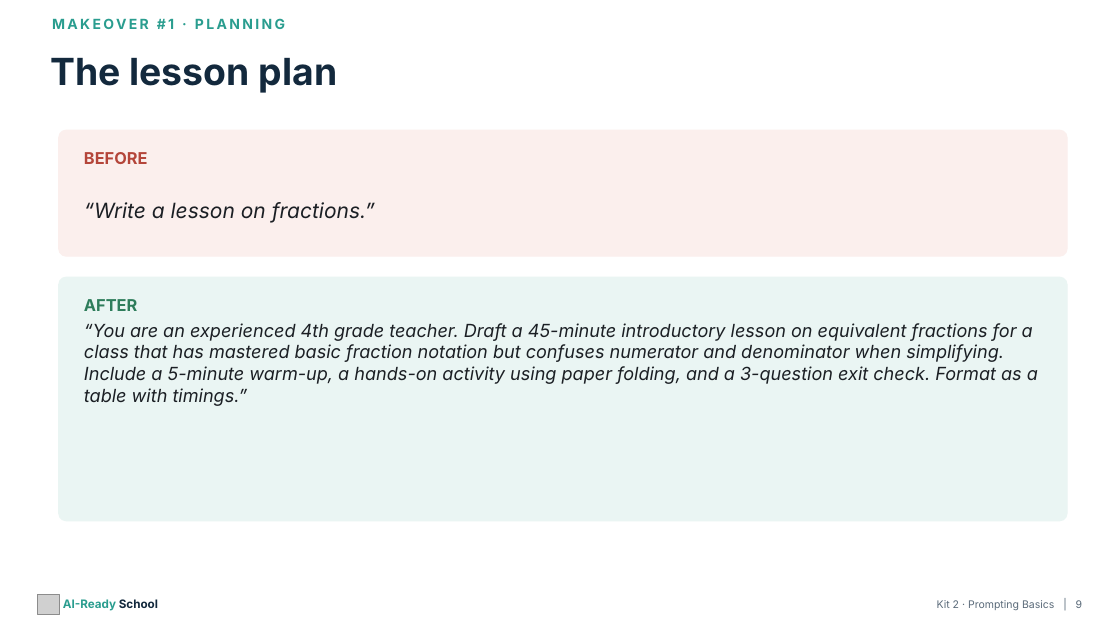
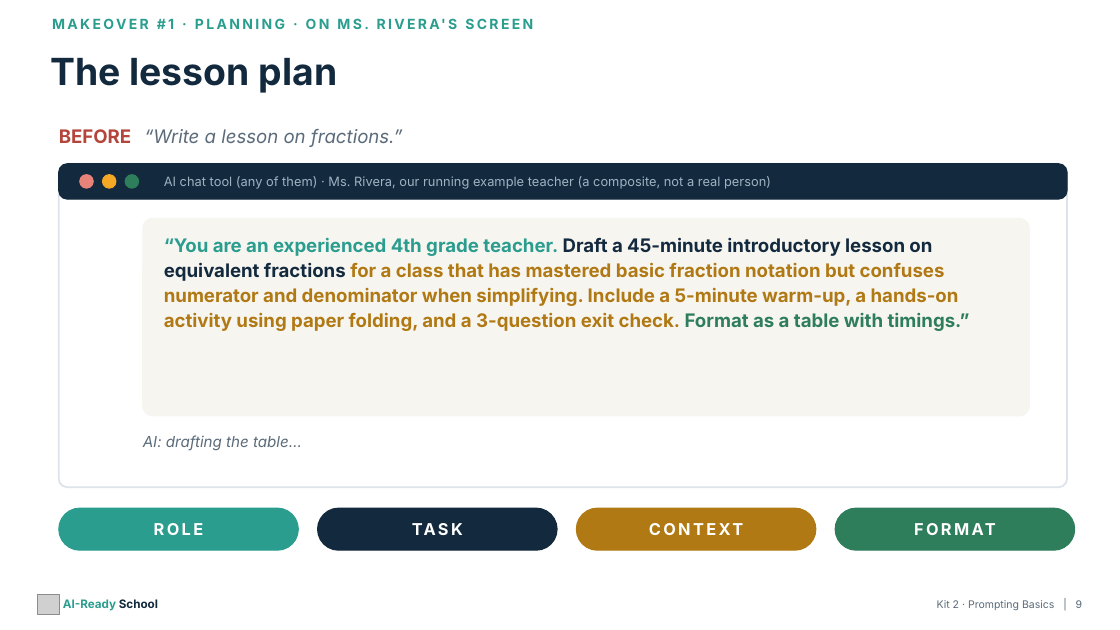
Before and after one commit to aspinozzi1/Ai-School-Ready, a slide deck: slide 9 of kits/kit02/Kit02_PresentationDeck.pptx. Drawn at 1120x630 pixels with LibreOffice and Linux fonts; fonts in the diff are those of the drawing; grey boxes stand for pictures. Boxes give left, top, right and bottom in pixels: in the first picture for what was removed or moved away, otherwise in the second. Text is boxed around its words. In the diff, an @@ line names an element or a change of style, - is before the commit and + after.

```diff
--- a/kits/kit02/Kit02_PresentationDeck.pptx
+++ b/kits/kit02/Kit02_PresentationDeck.pptx
@@ text at (168, 18, 362, 29): text changed @@
-MAKEOVER #1 · PLANNING
+MAKEOVER #1 · PLANNING · ON MS. RIVERA'S SCREEN
@@ text at (59, 129, 403, 147): text changed; size 18 to 16 pt; text colour #1B1F24 to #5B6B7A @@
-“Write a lesson on fractions.”
+BEFORE “Write a lesson on fractions.”
@@ rounded rectangle: place and size @@
-rounded rectangle at (59, 130, 1067, 256)
+rounded rectangle at (59, 164, 1067, 199)
@@ rounded rectangle at (59, 164, 1067, 199): fill #FBEFED to #13293D; outline #FBEFED 1 pt to #13293D 1 pt; proportions changed @@
@@ rounded rectangle: place and size @@
-rounded rectangle at (59, 277, 1067, 521)
+rounded rectangle at (59, 164, 1067, 487)
@@ rounded rectangle at (59, 164, 1067, 487): fill #EAF5F3 to #FFFFFF; outline #EAF5F3 1 pt to #DCE3EA 1.5 pt; proportions changed @@
@@ ellipse added at (80, 175, 93, 188), fill #E8837A, outline #E8837A 1 pt @@
@@ text removed at (84, 152, 148, 164) @@
-BEFORE
@@ ellipse added at (103, 175, 116, 188), fill #F4A825, outline #F4A825 1 pt @@
@@ ellipse added at (125, 175, 139, 188), fill #2E7D5B, outline #2E7D5B 1 pt @@
@@ text added at (164, 176, 771, 189), 11 pt, text #9FB2C2 @@
+AI chat tool (any of them) · Ms. Rivera, our running example teacher (a composite, not a real person)
@@ rounded rectangle added at (143, 218, 1029, 416), fill #F7F5F0, outline #F7F5F0 1 pt @@
@@ text "“You are an experienced 4th ...": place and size @@
-text "“You are an experienced 4th ..." at (84, 323, 1038, 406)
+text "“You are an experienced 4th ..." at (164, 237, 970, 331)
@@ text "“You are an experienced 4th ..." at (164, 237, 970, 331): size 15.5 to 16 pt, bold on, italic off; text colour #1B1F24 to #2A9D8F in "“You are an experienced 4th grade teacher."; text colour #1B1F24 to #13293D in "Draft a 45-minute introductory lesson on equivalent ..."; text colour #1B1F24 to #B07914 in "for a class that has mastered basic ..."; text colour #1B1F24 to #2E7D5B in "Format as a table with timings.”"; line spacing 1 to 1.12 @@
@@ text removed at (84, 299, 137, 311) @@
-AFTER
@@ text added at (143, 435, 302, 450), 13 pt, text #5B6B7A, italic @@
+AI: drafting the table…
@@ rounded rectangle added at (59, 508, 298, 550), fill #2A9D8F, outline #2A9D8F 1 pt @@
@@ rounded rectangle added at (318, 508, 557, 550), fill #13293D, outline #13293D 1 pt @@
@@ text added at (318, 508, 557, 550), 14 pt, text #FFFFFF, bold @@
+TASK
@@ rounded rectangle added at (576, 508, 816, 550), fill #B07914, outline #B07914 1 pt @@
@@ text added at (576, 508, 816, 550), 14 pt, text #FFFFFF, bold @@
+CONTEXT
@@ rounded rectangle added at (835, 508, 1075, 550), fill #2E7D5B, outline #2E7D5B 1 pt @@
@@ text added at (835, 508, 1075, 550), 14 pt, text #FFFFFF, bold @@
+FORMAT
@@ text added at (154, 523, 204, 535), 14 pt, text #FFFFFF, bold @@
+ROLE
```
Also in this commit, not shown: 16 other files.
